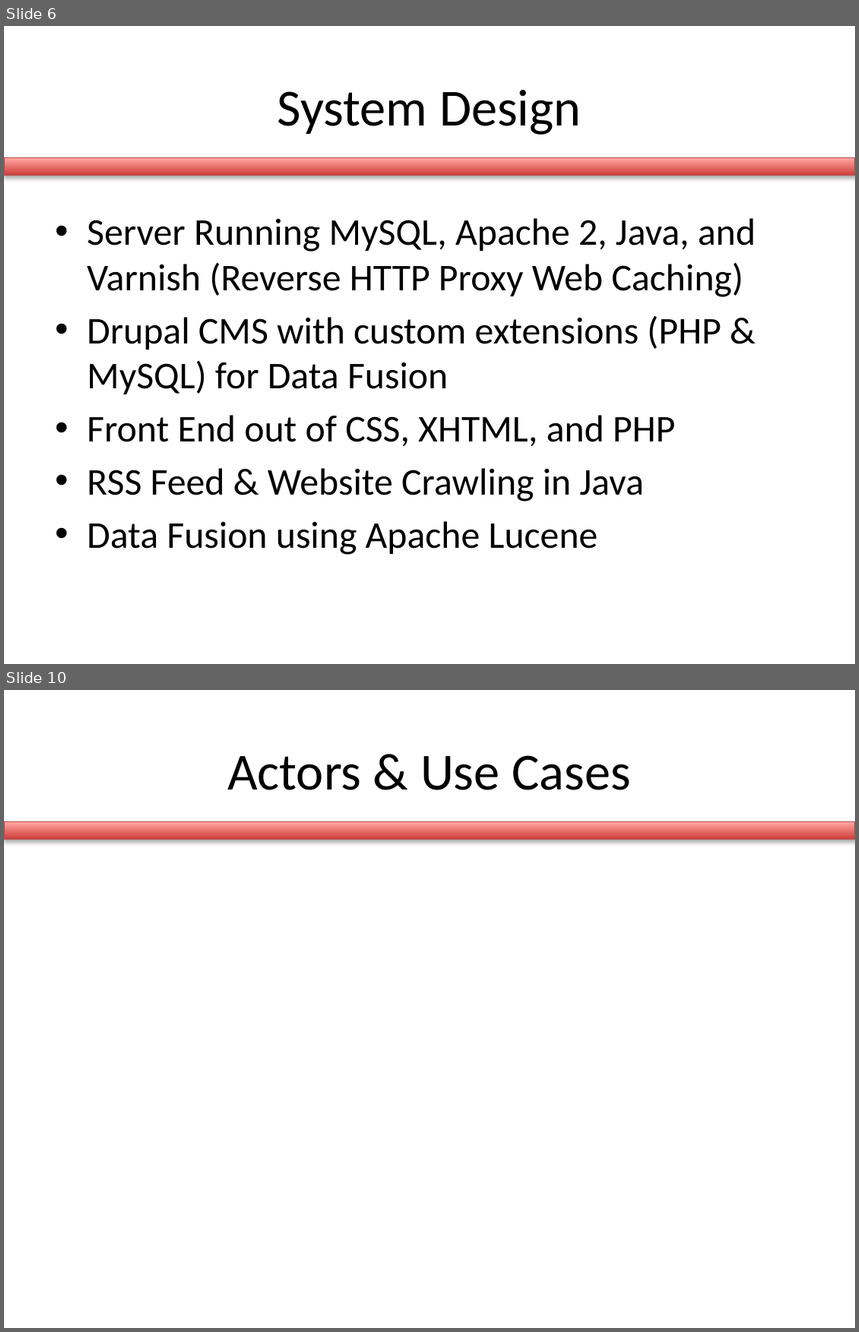
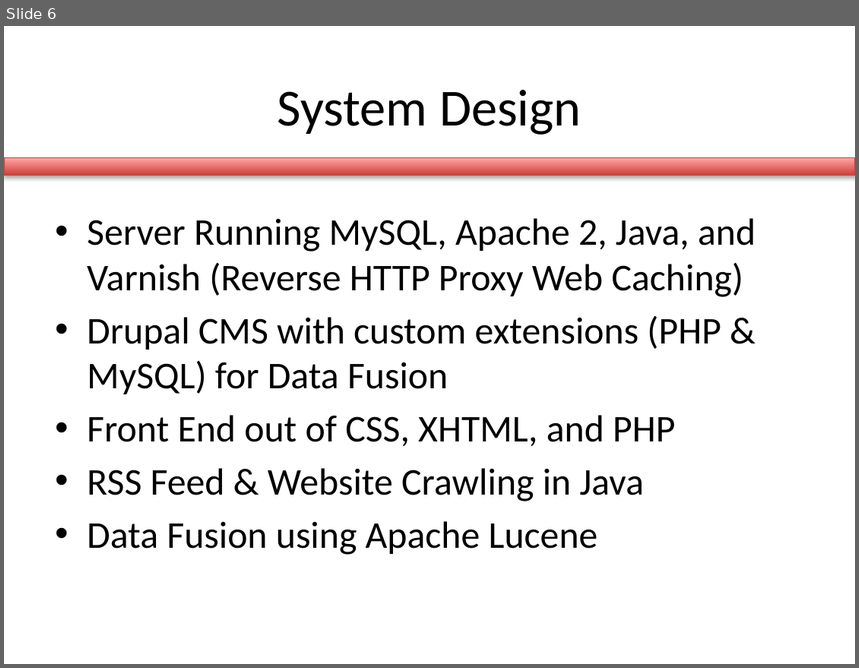
Before and after one commit to briantoth/Sun-in-the-City, a slide deck: se_process/milestone1/milestone1.pptx. Shown one above the other, each under a label of ours: slides 6 and 10 before the commit, slide 6 after it; the slides between them are not shown. The pictures are 859x1332 and 859x668 pixels, drawn with LibreOffice and Linux fonts; fonts in the diff are those of the drawing. Boxes give left, top, right and bottom in pixels: in the first picture for what was removed or moved away, otherwise in the second. Text is boxed around its words. In the diff, an @@ line names an element or a change of style, - is before the commit and + after.

```diff
--- a/se_process/milestone1/milestone1.pptx
+++ b/se_process/milestone1/milestone1.pptx
@@ slide 10 removed at [4,690,855,1328], background #FFFFFF; not listed: 1 template element that a slide beside it also shows @@
@@ title removed at [227,755,631,790] @@
-Actors & Use Cases
```
Also in this commit, not shown: 7 slides changed, 5 slides added, 1 other slide removed.
